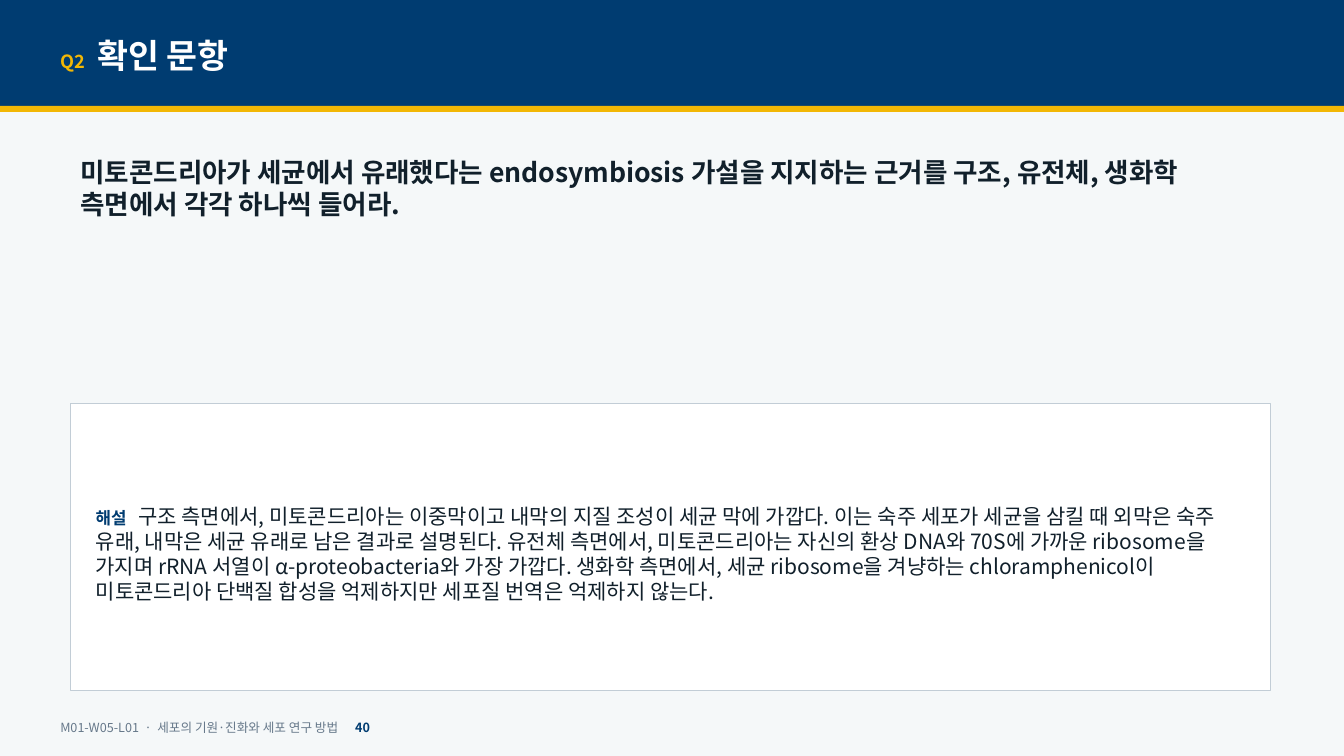
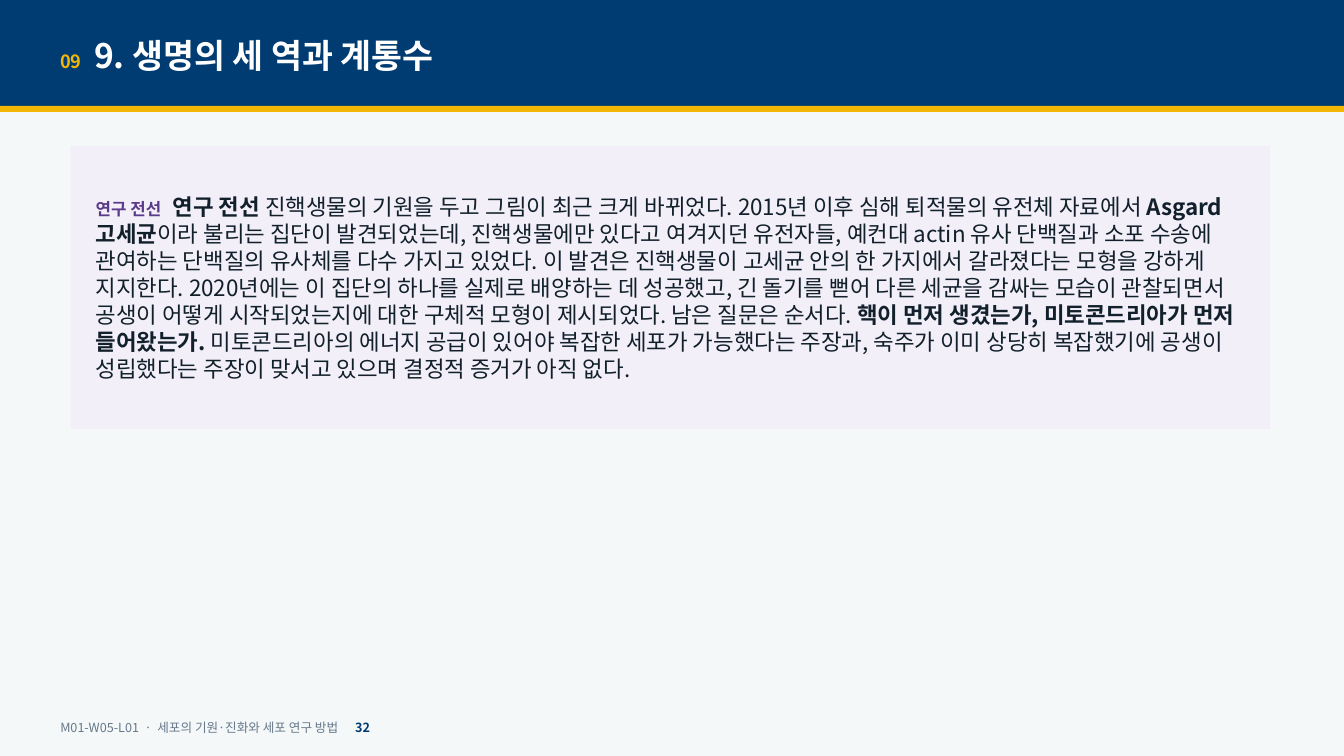
Before and after one commit to hoperiasd2/hoperiasd2.github.io, a slide deck: slide 32 of curriculum/M01/W05/L01/slides.pptx (slide 40 before the commit). Drawn at 1344x756 pixels with LibreOffice and Linux fonts; fonts in the diff are those of the drawing. Boxes give left, top, right and bottom in pixels: in the first picture for what was removed or moved away, otherwise in the second. Text is boxed around its words. In the diff, an @@ line names an element or a change of style, - is before the commit and + after.

```diff
--- a/curriculum/M01/W05/L01/slides.pptx
+++ b/curriculum/M01/W05/L01/slides.pptx
@@ text at [60,39,434,71]: text changed @@
-Q2 확인 문항
+09 9. 생명의 세 역과 계통수
@@ rectangle "연구 전선 연구 전선 진핵생물의 ...": place and size @@
-rectangle "연구 전선 연구 전선 진핵생물의 ..." at [80,159,1178,217]
+rectangle "연구 전선 연구 전선 진핵생물의 ..." at [71,146,1270,430]
@@ rectangle "연구 전선 연구 전선 진핵생물의 ..." at [71,146,1270,430]: vertical alignment top to middle; fill none to #F3EFF9 @@
@@ text in rectangle at [96,196,1234,379]: text changed; size 19 to 16 pt; bold off @@
-미토콘드리아가 세균에서 유래했다는 endosymbiosis 가설을 지지하는 근거를 구조, 유전체, 생화학 측면에서 각각 하나씩 들어라.
+연구 전선 연구 전선 진핵생물의 기원을 두고 그림이 최근 크게 바뀌었다. 2015년 이후 심해 퇴적물의 유전체 자료에서 Asgard 고세균이라 불리는 집단이 발견되었는데, 진핵생물에만 있다고 여겨지던 유전자들, 예컨대 actin 유사 단백질과 소포 수송에 관여하는 단백질의 유사체를 다수 가지고 있었다. 이 발견은 진핵생물이 고세균 안의 한 가지에서 갈라졌다는 모형을 강하게 지지한다. 2020년에는 이 집단의 하나를 실제로 배양하는 데 성공했고, 긴 돌기를 뻗어 다른 세균을 감싸는 모습이 관찰되면서 공생이 어떻게 시작되었는지에 대한 구체적 모형이 제시되었다. 남은 질문은 순서다. 핵이 먼저 생겼는가, 미토콘드리아가 먼저 들어왔는가. 미토콘드리아의 에너지 공급이 있어야 복잡한 세포가 가능했다는 주장과, 숙주가 이미 상당히 복잡했기에 공생이 성립했다는 주장이 맞서고 있으며 결정적 증거가 아직 없다.
@@ rectangle removed at [71,403,1270,691] @@
-해설 구조 측면에서, 미토콘드리아는 이중막이고 내막의 지질 조성이 세균 막에 가깝다. 이는 숙주 세포가 세균을 삼킬 때 외막은 숙주 유래, 내막은 세균 유래로 남은 결과로 설명된다. 유전체 측면에서, 미토콘드리아는 자신의 환상 DNA와 70S에 가까운 ribosome을 가지며 rRNA 서열이 α-proteobacteria와 가장 가깝다. 생화학 측면에서, 세균 ribosome을 겨냥하는 chloramphenicol이 미토콘드리아 단백질 합성을 억제하지만 세포질 번역은 억제하지 않는다.
@@ text at [60,721,370,733]: text changed @@
-M01-W05-L01 · 세포의 기원·진화와 세포 연구 방법 40
+M01-W05-L01 · 세포의 기원·진화와 세포 연구 방법 32
```
Also in this commit, not shown: 25 other slides changed, 1 slide added, 13 slides removed, 6 other files.
